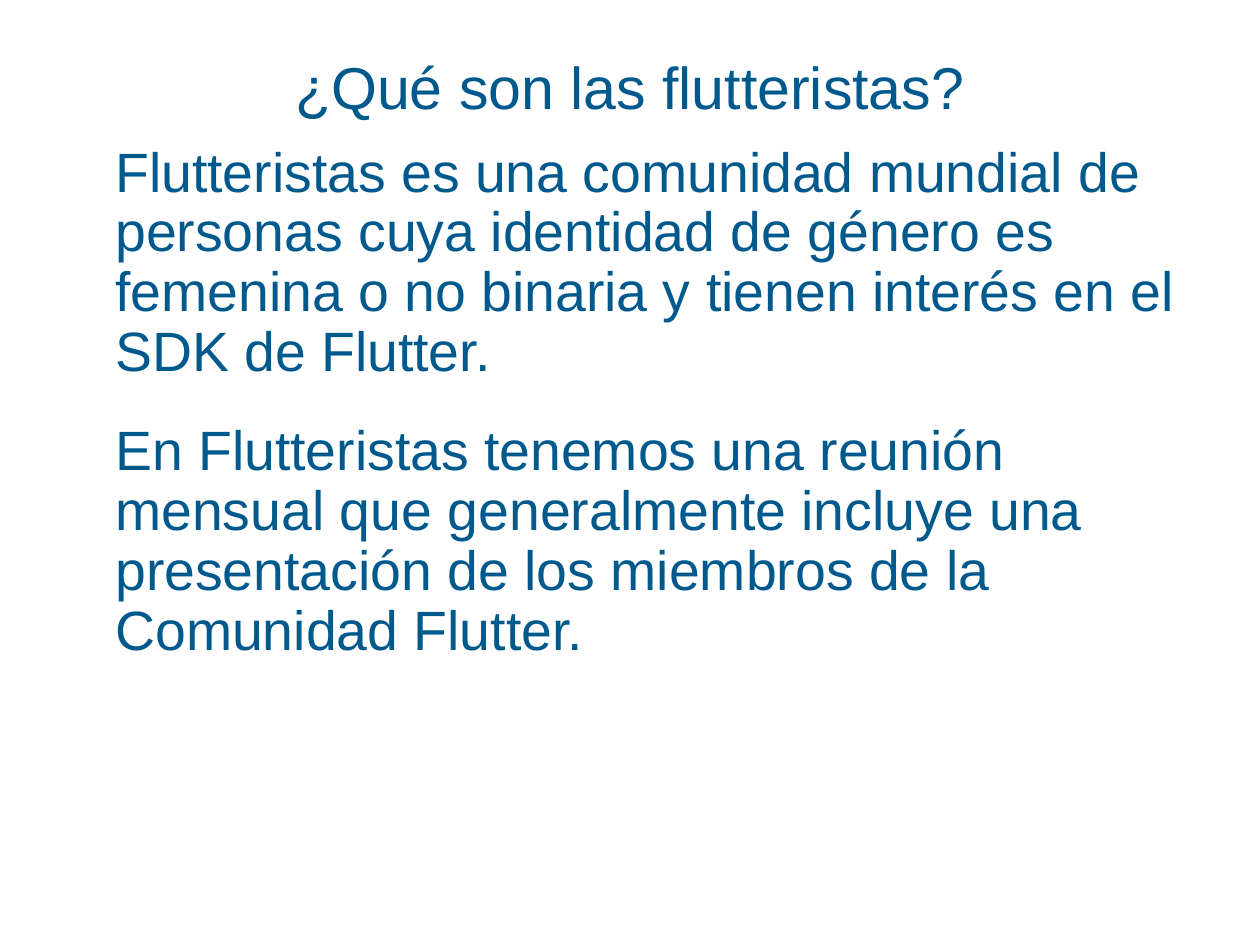
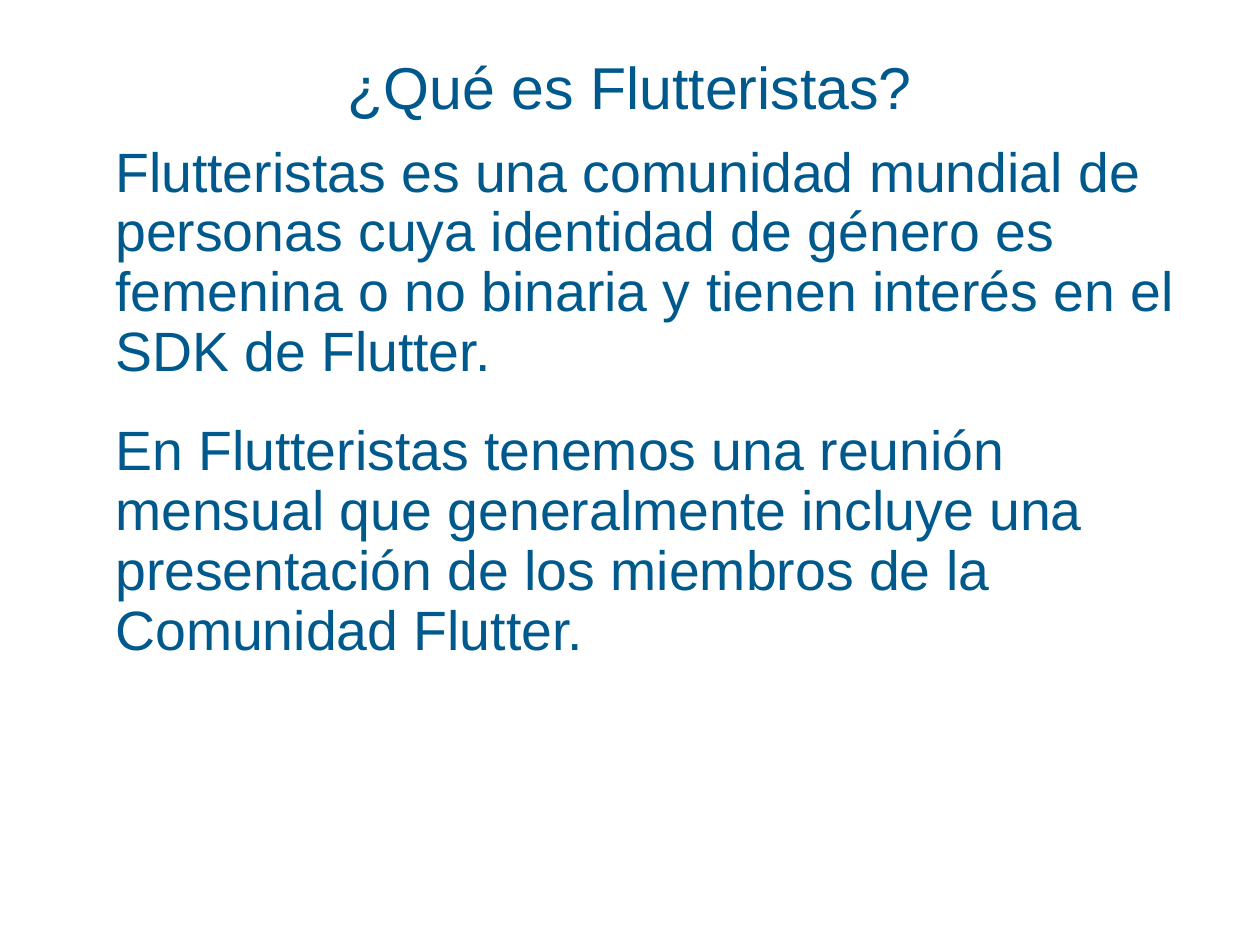
Before and after one commit to TheFlutteristas/presentations, a slide deck: slide 8 of Introduction_to_Flutteristas.pptx. Drawn at 1260x945 pixels with LibreOffice and Linux fonts; fonts in the diff are those of the drawing. Boxes give left, top, right and bottom in pixels: in the first picture for what was removed or moved away, otherwise in the second. Text is boxed around its words. In the diff, an @@ line names an element or a change of style, - is before the commit and + after.

Commit message:
Updated title
Updated title Spanish slides

```diff
--- a/Introduction_to_Flutteristas.pptx
+++ b/Introduction_to_Flutteristas.pptx
@@ title at <box>348,65,911,120</box>: text changed @@
-¿Qué son las flutteristas?
+¿Qué es Flutteristas?
```
Also in this commit, not shown: 1 other file.
